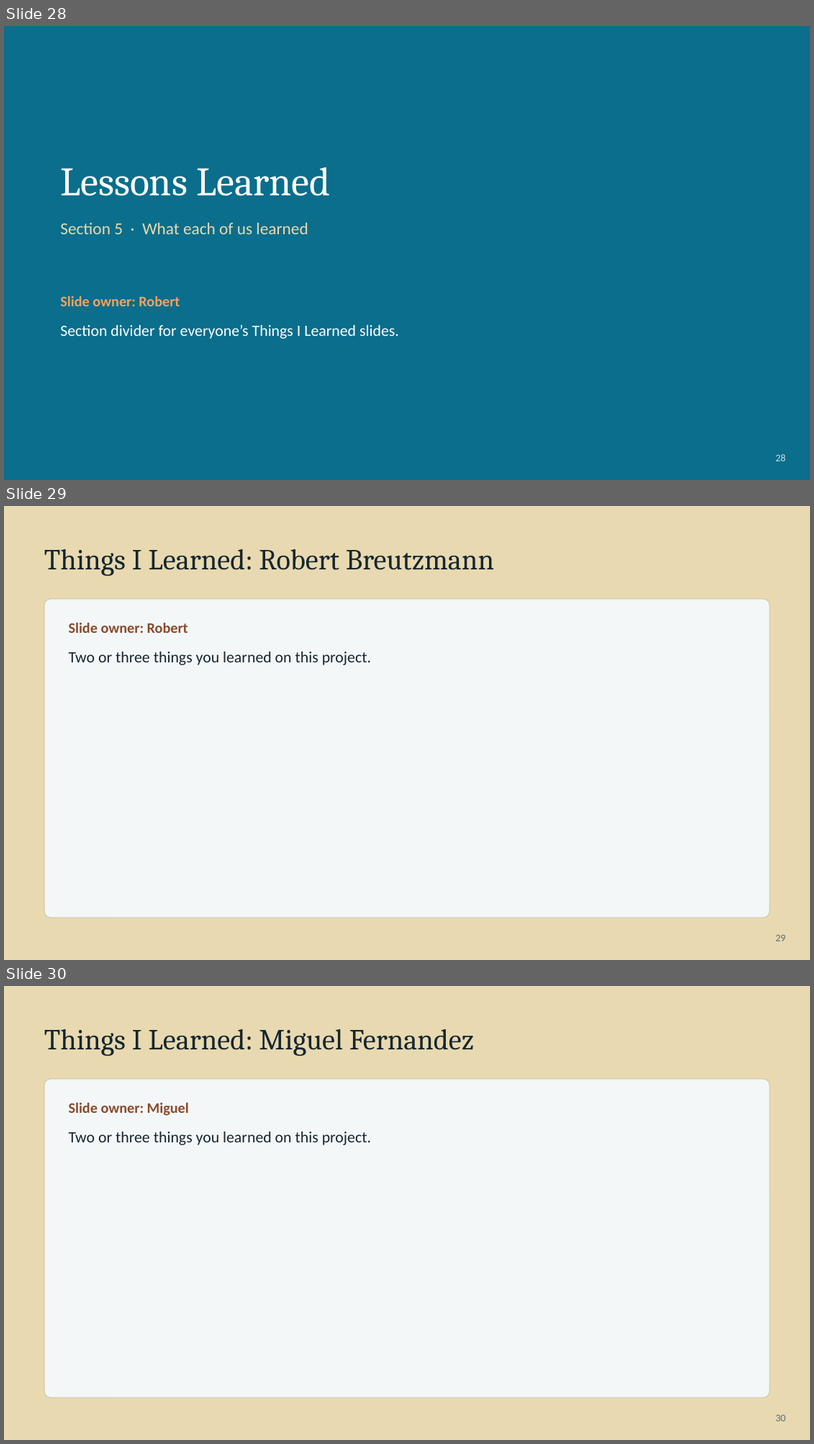
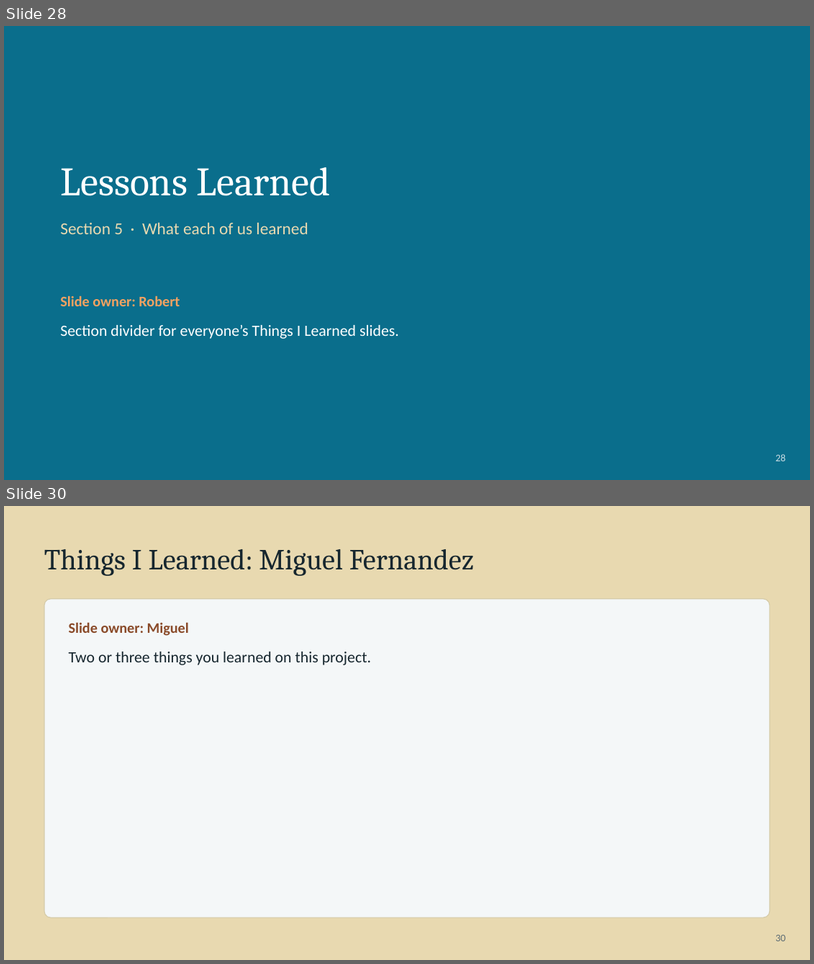
Before and after one commit to BobbyJoeCool/csd460-blueteam, a slide deck: Class_Information/Module-10/Presentation/QA-Presentation-Breutzmann.pptx. Shown one above the other, each under a label of ours: slides 28, 29 and 30 before the commit, slides 28 and 30 after it; the slides between them are not shown. The pictures are 814x1444 and 814x964 pixels, drawn with LibreOffice and Linux fonts; fonts in the diff are those of the drawing. Boxes give left, top, right and bottom in pixels: in the first picture for what was removed or moved away, otherwise in the second. Text is boxed around its words. In the diff, an @@ line names an element or a change of style, - is before the commit and + after.

Commit message:
Various Fixes | Robert’s part of the presentation

```diff
--- a/Class_Information/Module-10/Presentation/QA-Presentation-Breutzmann.pptx
+++ b/Class_Information/Module-10/Presentation/QA-Presentation-Breutzmann.pptx
@@ slide 29 removed at <box>4,506,810,960</box>, background #E8D9B0 @@
@@ text removed at <box>44,549,494,576</box> @@
-Things I Learned: Robert Breutzmann
@@ rounded rectangle removed at <box>44,599,770,917</box> @@
@@ text removed at <box>69,622,371,665</box> @@
-Slide owner: Robert
-Two or three things you learned on this project.
@@ text removed at <box>776,934,786,941</box> @@
-29
```
Also in this commit, not shown: 2 slides changed, 4 slides added, 3 other slides removed, 26 other files.
